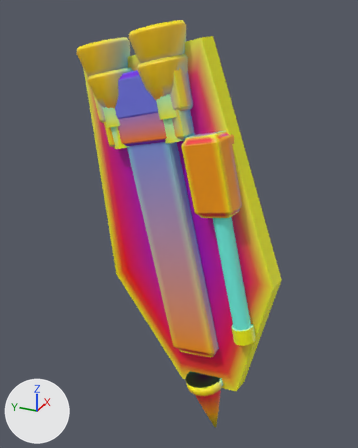
Two versions of the glTF model models/parts/llm_gen_aux_shield_034_6ca05e.glb, one commit apart.
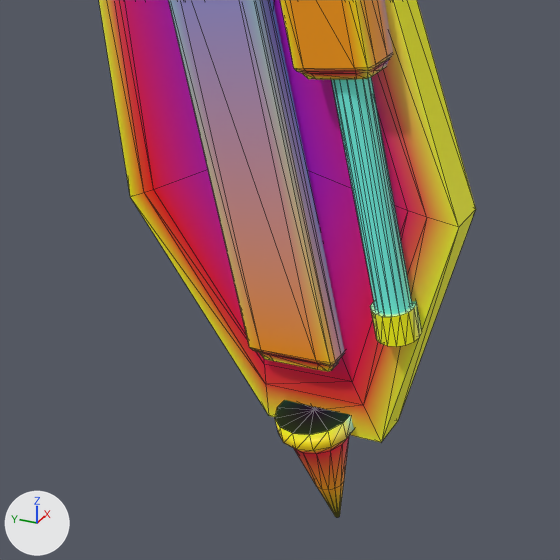
There are two pictures of each version: one whole from a 50 mm camera at (-70.9, -27.7, 28.6) aimed at (-8.5, 0.4, -2.6), one close up on the part from 15% to 90% of the width and 40% to 100% of the height. Lighting does not change. The marker at lower left points along +X, +Y and +Z. The last two pictures show the newer version. The close-ups show mesh edges as thin lines. Vertices at exactly the same position are counted once.

The older version as bpy lines, for what is in view:
```python
me_center_keel_red_1_gold = bpy.data.meshes.new('center_keel_red_1_gold')
me_center_keel_red_1_gold.from_pydata(...)  # 114 vertices, 224 faces; spans x -15.1..-10.2, y -8.5..7.1, z -22.1..14.1
me_center_keel_red_1_gold.materials.append(mat_defaultmaterial_003)
me_nose_sensor_tip_5_gold = bpy.data.meshes.new('nose_sensor_tip_5_gold')
me_nose_sensor_tip_5_gold.from_pydata(...)  # 72 vertices, 140 faces; spans x -16.27..-10.2, y -9.41..-3.17, z -35.2..-25.03
me_nose_sensor_tip_5_gold.materials.append(mat_defaultmaterial_009)
me_wing_shield_body_0_adapter_dark = bpy.data.meshes.new('wing_shield_body_0_adapter_dark')
me_wing_shield_body_0_adapter_dark.from_pydata(...)  # 38 vertices, 72 faces; spans x -14.4..-6.3, y -16.4..15.2, z -29.0..24.2
me_wing_shield_body_0_adapter_dark.materials.append(mat_defaultmaterial_002)
ob_center_keel_red_1_gold = bpy.data.objects.new('center_keel_red_1_gold', me_center_keel_red_1_gold)
ob_center_keel_red_1_gold.location = (0.0, 0.0, 0.0)
ob_nose_sensor_tip_5_gold = bpy.data.objects.new('nose_sensor_tip_5_gold', me_nose_sensor_tip_5_gold)
ob_nose_sensor_tip_5_gold.location = (0.0, 0.0, 0.0)
ob_wing_shield_body_0_adapter_dark = bpy.data.objects.new('wing_shield_body_0_adapter_dark', me_wing_shield_body_0_adapter_dark)
ob_wing_shield_body_0_adapter_dark.location = (0.0, 0.0, 0.0)
# also in view: 'addon_micro_bay_6_gold' at (-13.8, -6.9, 7.9); 'addon_shield_barrel_7_barrel_metal' at (-14.3, -10.1, -5.3); 'addon_shield_muzzle_8_gold' at (-14.7, -12.4, -14.5)
```
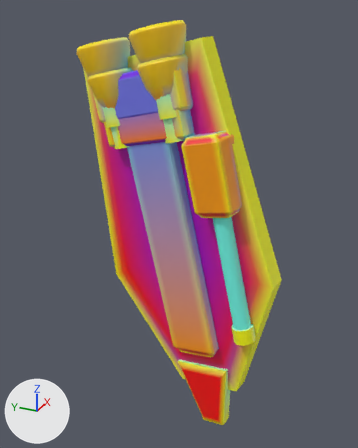
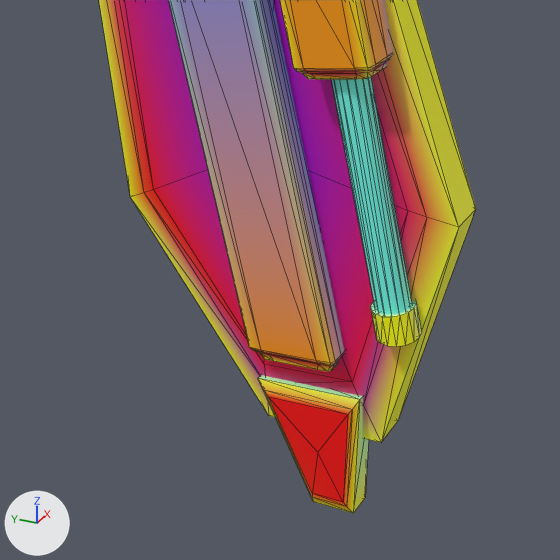
Where the change shows, as pixel boxes (x1, y1, x2, y2) in the close-ups (560 x 560 px):
'nose_keel_blade_5_gold', added (red): after (258, 375, 369, 513)
'nose_sensor_tip_5_gold', deleted: before (275, 400, 354, 517)
part 1 of me_wing_shield_body_0_adapter_dark, recoloured: (264, 235, 420, 404) in both
part 2 of me_wing_shield_body_0_adapter_dark, recoloured: (138, 208, 380, 441) in both
part 3 of me_wing_shield_body_0_adapter_dark, recoloured: (138, 203, 420, 441) in both
part 4 of me_wing_shield_body_0_adapter_dark, recoloured: before (151, 203, 266, 384); after (151, 203, 265, 376)
part 5 of me_wing_shield_body_0_adapter_dark, recoloured: before (266, 384, 361, 416); after (267, 399, 274, 416)

The change in detail:
me_wing_shield_body_0_adapter_dark has 38 vertices, 72 faces and spans x -14.4..-6.3, y -16.4..15.2, z -29.0..24.2.
me_wing_shield_body_0_adapter_dark is used by ob_wing_shield_body_0_adapter_dark; location (0.0, 0.0, 0.0).
me_wing_shield_body_0_adapter_dark part 1: 4 faces centred in x -14.1..-12.8, y -12.2..-4.2, z -23.7..-12.0 are repainted in the vertex colours; the middle colour goes from red #fb492e to pink #cb499f.
me_wing_shield_body_0_adapter_dark part 2: 4 faces centred in x -13.1..-11.3, y -8.6..2.6, z -28.1..-22.7 are repainted in the vertex colours; the middle colour goes from yellow #fcff2e to yellow #f6ff4f.
me_wing_shield_body_0_adapter_dark part 3: 2 faces centred in x -13.9..-10.7, y -11.8..6.4, z -18.8..-17.1 are repainted in the vertex colours; the middle colour goes from red #fc452e to pink #cb459f.
me_wing_shield_body_0_adapter_dark part 4: 1 face centred in x -11.6, y 2.1, z -20.5 is repainted in the vertex colours; the middle colour goes from red #fc402e to pink #cb409f.
me_wing_shield_body_0_adapter_dark part 5: 1 face centred in x -12.6, y -4.5, z -26.0 is repainted in the vertex colours; the middle colour goes from red #fc492e to pink #cb499f.
Mesh me_nose_keel_blade_5_gold is new.
It has 26 vertices, 48 faces and spans x -14.48..-10.66, y -10.3..-1.2, z -34.61..-22.66.
It uses material mat_defaultmaterial_009.
Object 'nose_sensor_tip_5_gold' (ob_nose_sensor_tip_5_gold) is deleted.
Object 'nose_keel_blade_5_gold' (ob_nose_keel_blade_5_gold) is new; it shows me_nose_keel_blade_5_gold.
Its location is (0.0, 0.0, 0.0).
